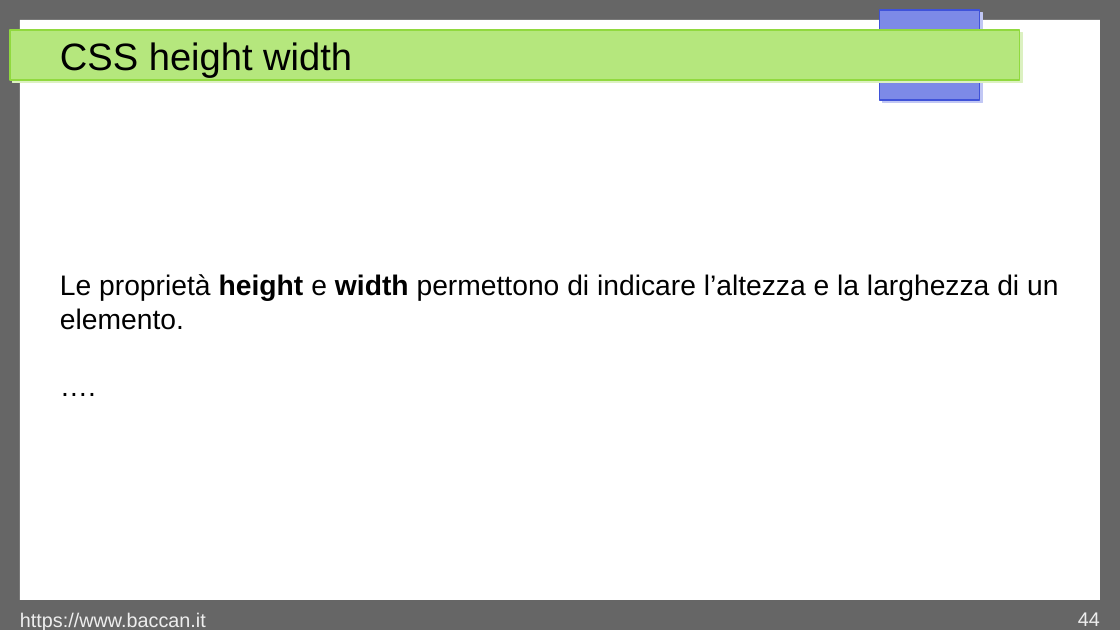
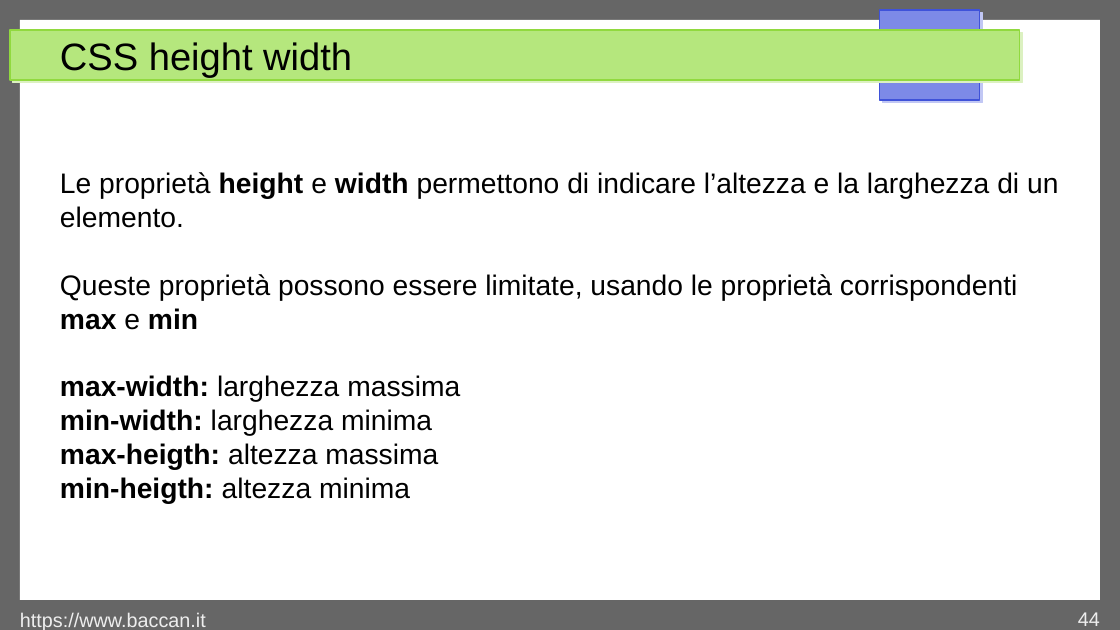
Before and after one commit to matteobaccan/CorsoCSS, a slide deck: slide 44 of Chapter_css.odp. Drawn at 1120x630 pixels with LibreOffice and Linux fonts; fonts in the diff are those of the drawing. Boxes give left, top, right and bottom in pixels: in the first picture for what was removed or moved away, otherwise in the second. Text is boxed around its words. In the diff, an @@ line names an element or a change of style, - is before the commit and + after.

```diff
--- a/Chapter_css.odp
+++ b/Chapter_css.odp
@@ text at (60, 274, 1017, 504): text changed @@
-….
+Queste proprietà possono essere limitate, usando le proprietà corrispondenti max e min
+max-width: larghezza massima
+min-width: larghezza minima
+max-heigth: altezza massima
+min-heigth: altezza minima
```
Also in this commit, not shown: 4 slides added, 6 other files.
